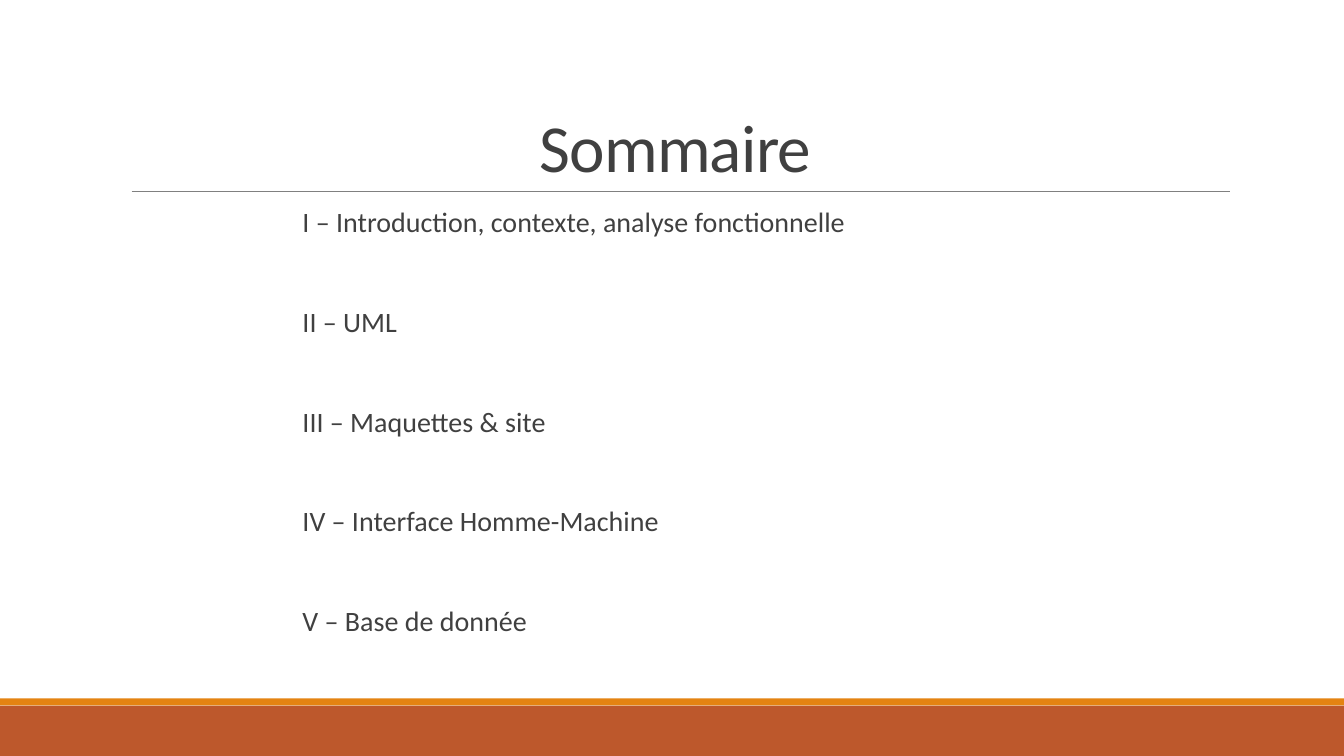
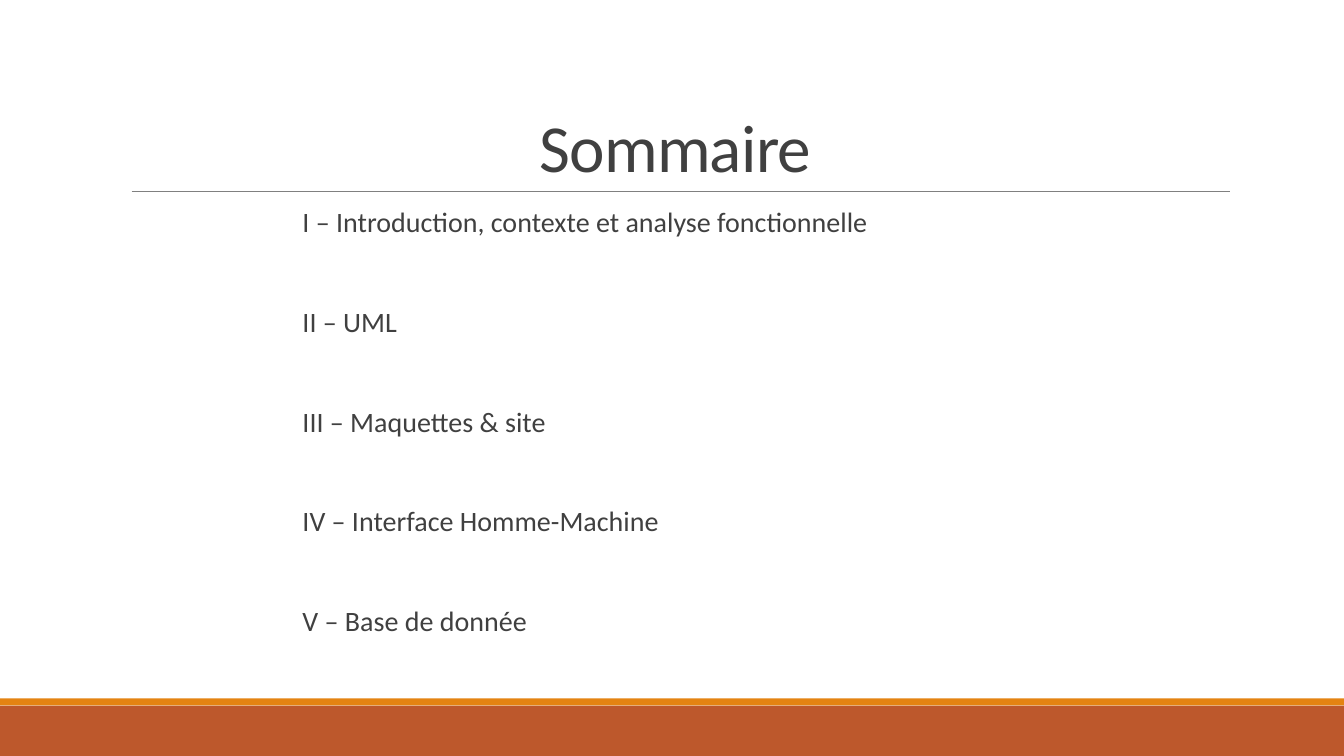
Before and after one commit to Orionde/Mew-Project, a slide deck: slide 2 of blabla/Rendu/Projet Booker it2 - V1.pptx. Drawn at 1344x756 pixels with LibreOffice and Linux fonts; fonts in the diff are those of the drawing. Boxes give left, top, right and bottom in pixels: in the first picture for what was removed or moved away, otherwise in the second. Text is boxed around its words. In the diff, an @@ line names an element or a change of style, - is before the commit and + after.

```diff
--- a/blabla/Rendu/Projet Booker it2 - V1.pptx
+++ b/blabla/Rendu/Projet Booker it2 - V1.pptx
@@ text at (x1=302, y1=212, x2=867, y2=237): text changed @@
-  I – Introduction, contexte, analyse fonctionnelle
+  I – Introduction, contexte et analyse fonctionnelle
```
Also in this commit, not shown: 1 other slide changed, 2 slides removed.
